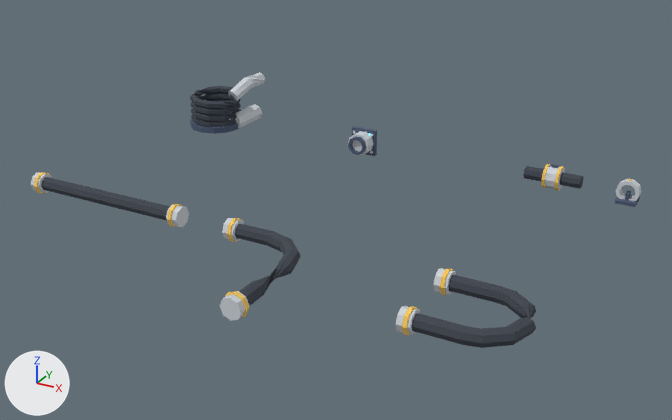
What one commit did to the OBJ model Assets/ModelFactory/Models/DL-016/model.obj.
Both versions are drawn from a 50 mm lens placed at (5.69, -13.16, 6.23), pointed at (-1.06, -0.87, 0.09). Every picture has the same lights, and +X, +Y and +Z are marked at lower left. The picture after the commit comes second. Where no turn or scale is listed for an object, it has been applied to the vertices.

The first picture shows 'DL016_CableKit_amber_accent', 'DL016_CableKit_graphite_navy', 'DL016_CableKit_rubber_dark', 'DL016_CableKit_titanium'.
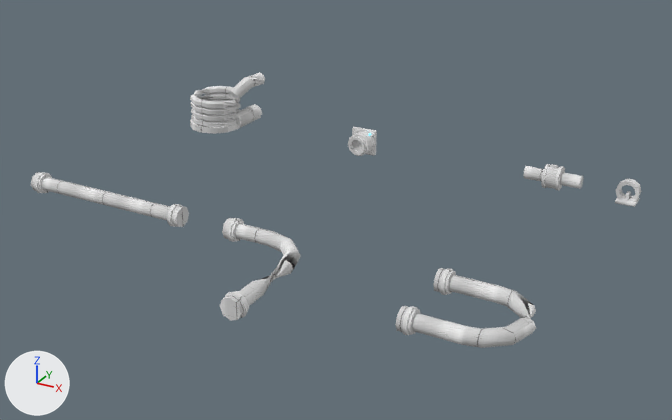
Pixel boxes [x1, y1, x2, y2] of what changed, in the pictures (672 x 420 px):
'DL016_CableKit_rubber_dark', surface changed: [41, 86, 583, 348] in both
'DL016_CableKit_graphite_navy', surface changed: [190, 113, 640, 207] in both
'DL016_CableKit_amber_accent', surface changed: [34, 164, 632, 335] in both

The change, as a list of edits to the scene's bpy script:
```text
Add img_detail_metal_png:
    img_detail_metal_png = load_image('detail_metal.png', 'textures/detail_metal.png', 256, 256, 'sRGB')
Add img_detail_panel_png:
    img_detail_panel_png = load_image('detail_panel.png', 'textures/detail_panel.png', 256, 256, 'sRGB')
Change mat_amber_accent:
    remove mat_amber_accent.base_color = (0.93, 0.58, 0.1)  # yellow #f7c859
    add mat_amber_accent.texture = img_detail_panel_png
Change mat_graphite_navy:
    remove mat_graphite_navy.base_color = (0.07, 0.1, 0.17)  # dark blue #4b5973
    add mat_graphite_navy.texture = img_detail_metal_png
Change mat_rubber_dark:
    remove mat_rubber_dark.base_color = (0.05, 0.06, 0.08)  # greyish blue #3f4550
    add mat_rubber_dark.texture = img_detail_metal_png
```
